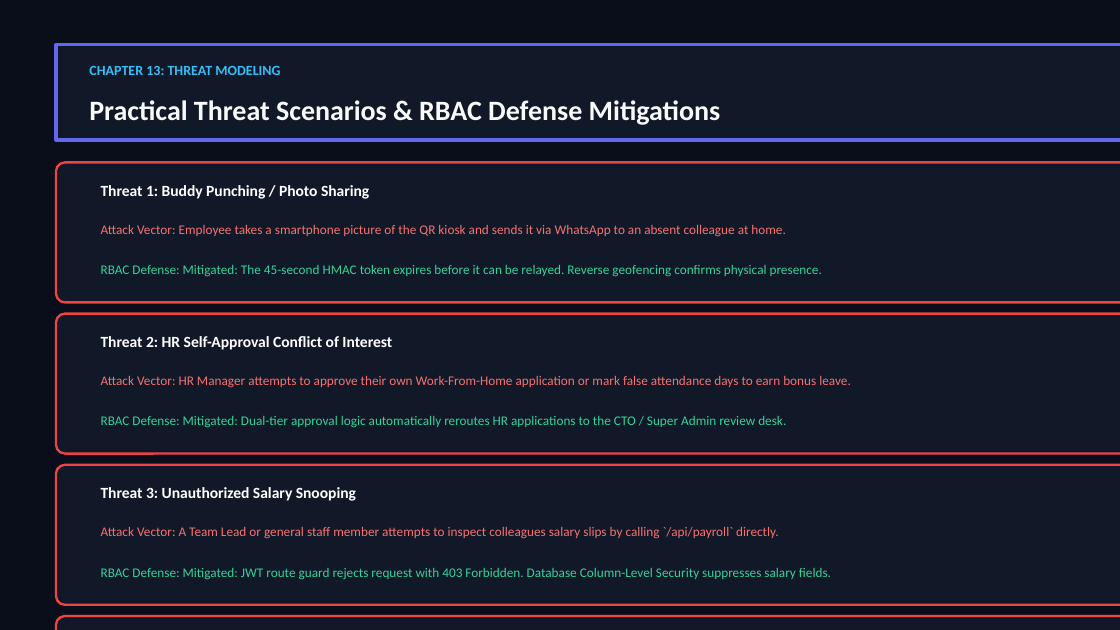
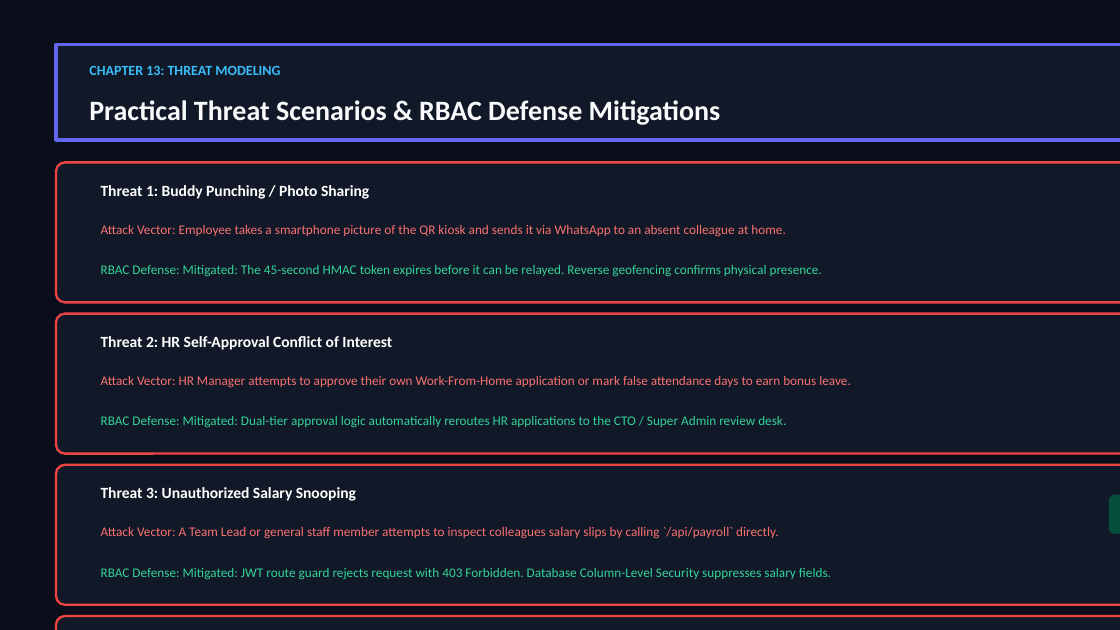
Before and after one commit to shreyay1310-svg/vorldx, a slide deck: slide 14 of VorldX_RBAC_Presentation_15Slides.pptx. Drawn at 1120x630 pixels with LibreOffice and Linux fonts; fonts in the diff are those of the drawing. Boxes give left, top, right and bottom in pixels: in the first picture for what was removed or moved away, otherwise in the second. Text is boxed around its words. In the diff, an @@ line names an element or a change of style, - is before the commit and + after.

```diff
--- a/VorldX_RBAC_Presentation_15Slides.pptx
+++ b/VorldX_RBAC_Presentation_15Slides.pptx
@@ rounded rectangle added at [1109, 495, 1120, 534], fill #064E3B @@
```
Also in this commit, not shown: 8 other files.
